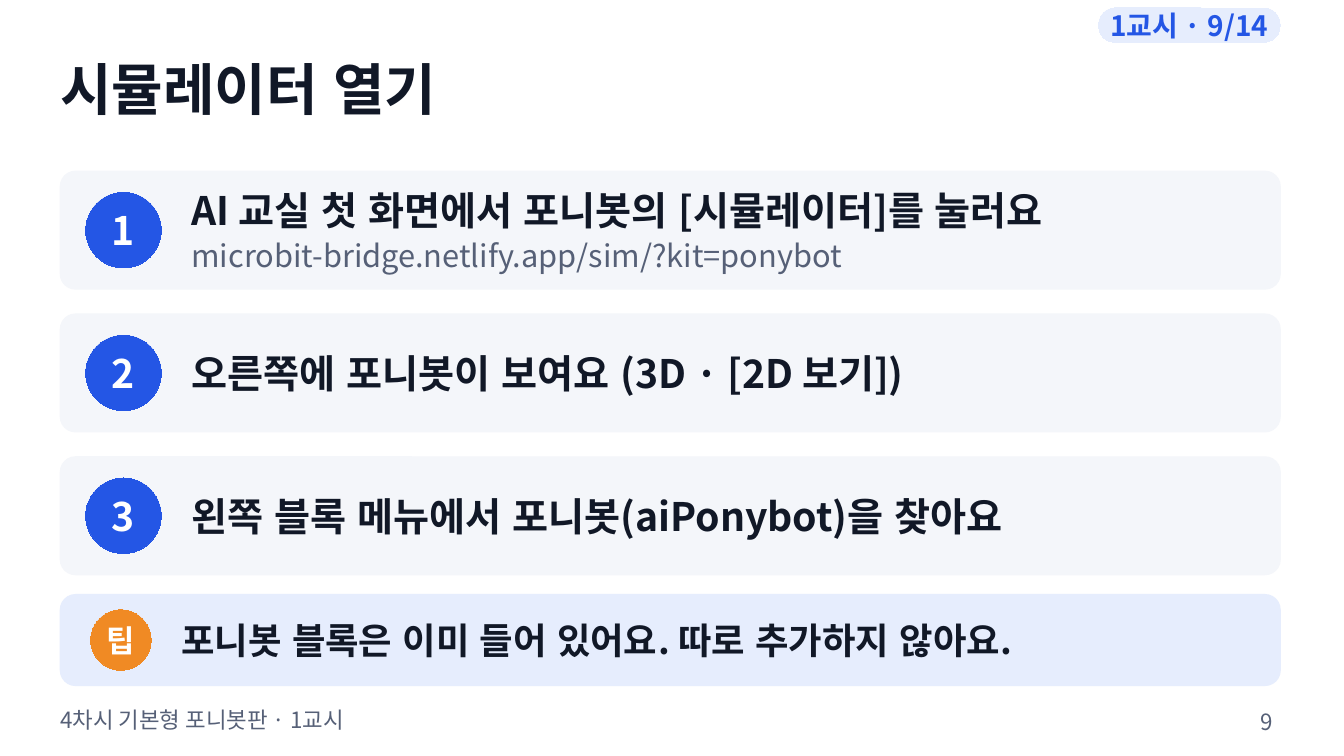
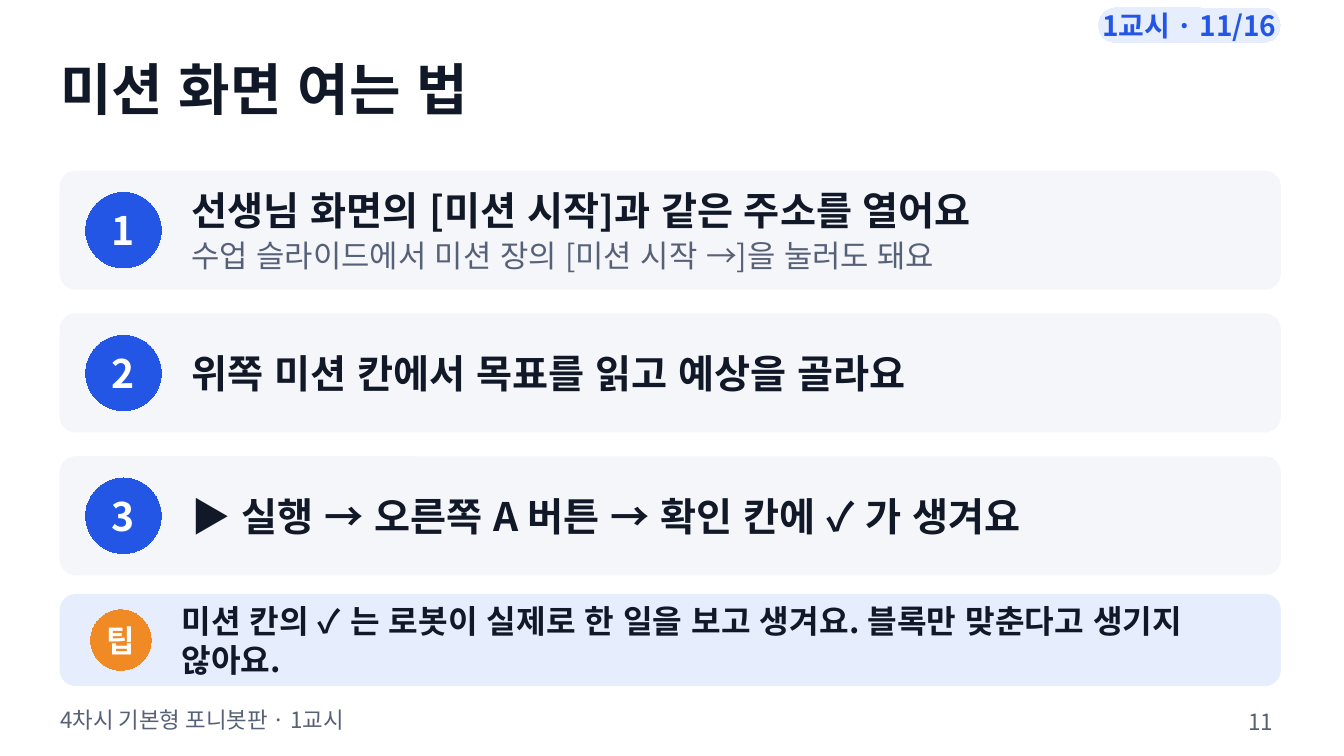
Before and after one commit to boundaryx01-uniquelife/microbit, a slide deck: slide 11 of bridge/ponybot/materials/포니봇_4차시_기본형/ponybot_4차시_수업슬라이드.pptx (slide 9 before the commit). Drawn at 1344x756 pixels with LibreOffice and Linux fonts; fonts in the diff are those of the drawing. Boxes give left, top, right and bottom in pixels: in the first picture for what was removed or moved away, otherwise in the second. Text is boxed around its words. In the diff, an @@ line names an element or a change of style, - is before the commit and + after.

```diff
--- a/bridge/ponybot/materials/포니봇_4차시_기본형/ponybot_4차시_수업슬라이드.pptx
+++ b/bridge/ponybot/materials/포니봇_4차시_기본형/ponybot_4차시_수업슬라이드.pptx
@@ text in rounded rectangle at (1102, 12, 1277, 41): text changed @@
-1교시 · 9/14
+1교시 · 11/16
@@ text at (60, 63, 468, 115): text changed @@
-시뮬레이터 열기
+미션 화면 여는 법
@@ text at (191, 192, 971, 272): text changed @@
-AI 교실 첫 화면에서 포니봇의 [시뮬레이터]를 눌러요
-microbit-bridge.netlify.app/sim/?kit=ponybot
+선생님 화면의 [미션 시작]과 같은 주소를 열어요
+수업 슬라이드에서 미션 장의 [미션 시작 →]을 눌러도 돼요
@@ text at (191, 355, 905, 392): text changed @@
-오른쪽에 포니봇이 보여요 (3D · [2D 보기])
+위쪽 미션 칸에서 목표를 읽고 예상을 골라요
@@ text at (242, 498, 1021, 535): text changed @@
-왼쪽 블록 메뉴에서 포니봇(aiPonybot)을 찾아요
+▶ 실행 → 오른쪽 A 버튼 → 확인 칸에 ✓ 가 생겨요
@@ text at (181, 606, 1182, 675): text changed; size 26 to 23 pt @@
-포니봇 블록은 이미 들어 있어요. 따로 추가하지 않아요.
+미션 칸의 ✓ 는 로봇이 실제로 한 일을 보고 생겨요. 블록만 맞춘다고 생기지 않아요.
@@ page number at (1248, 713, 1273, 730): text changed @@
-9
+11
```
Also in this commit, not shown: 10 other slides changed, 5 slides added, 3 slides removed, 20 other files.
